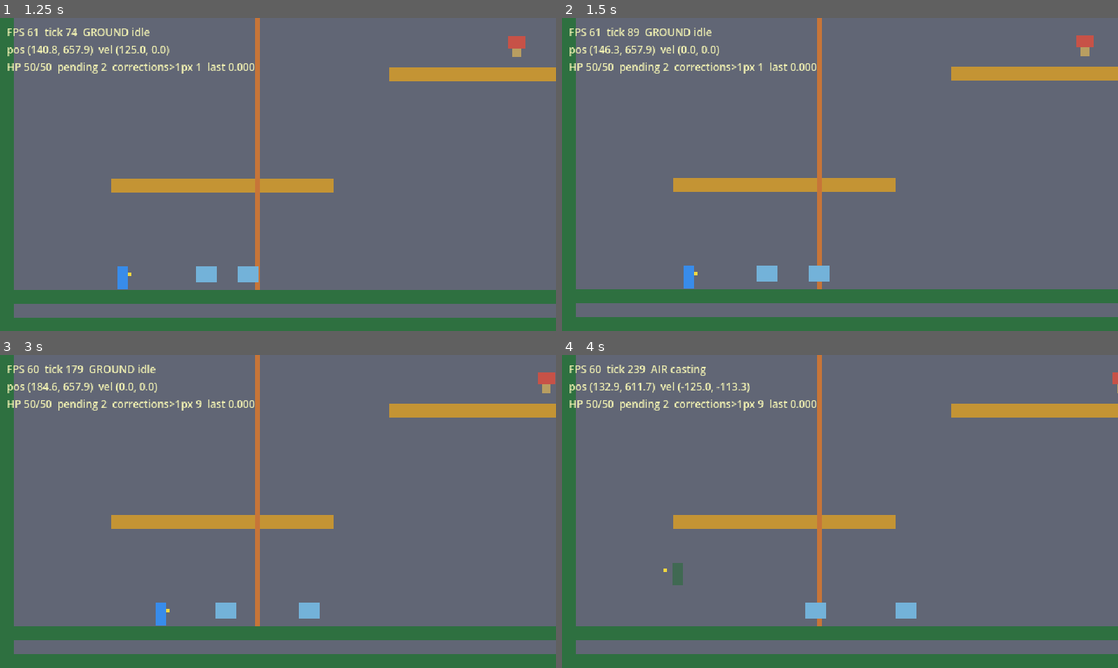
Above: before the commit, frames 1-4 (two rows, left to right).
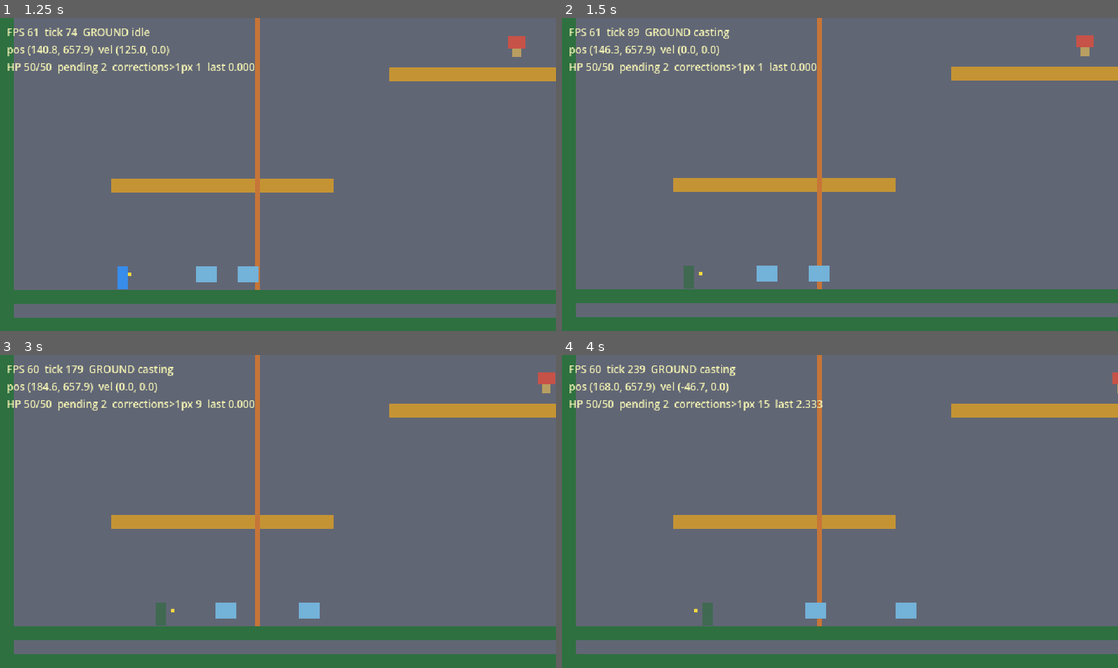
Above: after the commit, the same moments.

Repository: icors2/Action-Story
Game: Godot game, scene res://boot/boot.tscn
The game is run twice, just before and just after one commit, with the same random seed, the same clock (stepped at 60 frames per second) and the same inputs.
Inputs (mouse positions are in pixels of both pictures, inside the frame that each line leads up to):
- Up to frame 1 (1.25 s): tap Enter (toggle_chat) at 0.5 s; move the mouse to (400, 158) at 0.52 s; hold Right (move_right) from 0.53 s (still down); hold J (attack) from 0.53 s (still down); click (400, 158) at 0.67 s; tap Space (jump) at 0.77 s; tap X at 0.8 s
- Up to frame 2 (1.5 s): release Right (move_right) at 1.25 s; release J (attack) at 1.25 s; drag from (728, 190) to (817, 124) at 1.27 s
- Up to frame 3 (3 s): move the mouse to (333, 442) at 2.02 s; hold Right (move_right) 2.03-2.75 s; hold J (attack) 2.03-2.75 s; tap Ctrl at 2.1 s; click (333, 442) at 2.17 s; drag from (250, 574) to (155, 614) at 2.77 s
- Up to frame 4 (4 s): move the mouse to (1006, 558) at 3.52 s; hold Left (move_left) from 3.53 s (still down); tap F (interact) at 3.6 s; click (1006, 558) at 3.67 s; tap Space (jump) at 3.77 s; tap Ctrl at 3.8 s

Frame 1 is identical in both runs. In frame 2, 0.3% of the frame differs, in the area x 21-31%, y 3-87%; in frame 3, 0.3%; in frame 4, 0.9%, in the area x 6-47%, y 3-87%.

Commit message:
fix(playtest): rope step-on, easier fights, no Ctrl attack
Climbing up now snaps onto the platform at the rope or ladder top
instead of falling through. Player damage is higher and mob contact
is weaker so a Puddlet dies in about three hits. Attack is J, X, or
left-click — Ctrl made Windows circle the mouse pointer.

Diff:
--- a/game/client/input/keybinds.gd
+++ b/game/client/input/keybinds.gd
@@ -8,7 +8,9 @@
 	_axis(&"move_up", [KEY_UP, KEY_W])
 	_axis(&"move_down", [KEY_DOWN, KEY_S])
 	_axis(&"jump", [KEY_SPACE, KEY_ALT])
-	_axis(&"attack", [KEY_CTRL, KEY_J])
+	_axis(&"attack", [KEY_J, KEY_X])
+	_clear_key(&"attack", KEY_CTRL)
+	_mouse(&"attack", MOUSE_BUTTON_LEFT)
 	_axis(&"respawn", [KEY_R])
 	_axis(&"pickup", [KEY_Z])
 	_axis(&"interact", [KEY_F])
@@ -42,6 +44,24 @@
 			InputMap.action_add_event(action, ev)
 
 
+static func _clear_key(action: StringName, key: Key) -> void:
+	if not InputMap.has_action(action):
+		return
+	for ev: InputEvent in InputMap.action_get_events(action):
+		var k: InputEventKey = ev as InputEventKey
+		if k and k.physical_keycode == key:
+			InputMap.action_erase_event(action, ev)
+
+
+static func _mouse(action: StringName, button: MouseButton) -> void:
+	if not InputMap.has_action(action):
+		InputMap.add_action(action)
+	var ev := InputEventMouseButton.new()
+	ev.button_index = button
+	if not InputMap.action_has_event(action, ev):
+		InputMap.action_add_event(action, ev)
+
+
 static func _joy(action: StringName, button: JoyButton) -> void:
 	if not InputMap.has_action(action):
 		InputMap.add_action(action)
--- a/game/data/skills/novice.json
+++ b/game/data/skills/novice.json
@@ -10,11 +10,11 @@
       "animation": "attack_swing",
       "cast_time_s": 0.4,
       "hit_frame_s": 0.15,
-      "hitbox": { "shape": "rect", "offset": [24, -16], "size": [32, 28] },
+      "hitbox": { "shape": "rect", "offset": [36, -14], "size": [48, 32] },
       "max_targets": 1,
       "hits": 1,
       "levels": { "mp_cost": [0, 0], "damage_pct": [100, 100], "cooldown_s": [0, 0] },
-      "knockback": [40, -20]
+      "knockback": [90, -50]
     }
   ]
 }
--- a/game/data/stats.json
+++ b/game/data/stats.json
@@ -13,9 +13,9 @@
   "mp_regen_interval_s": 10,
   "death_exp_loss_pct": 0.05,
   "invincibility_after_hit_s": 1.2,
-  "base_weapon_attack": 80,
+  "base_weapon_attack": 140,
   "base_defense": 0,
-  "mob_skill_attack": 40,
+  "mob_skill_attack": 12,
   "movement": {
     "walk_speed": 125,
     "accel": 1400,
--- a/game/shared/defs/stats_config.gd
+++ b/game/shared/defs/stats_config.gd
@@ -15,9 +15,9 @@
 var mp_regen_interval_s: float = 10.0
 var death_exp_loss_pct: float = 0.05
 var invincibility_after_hit_s: float = 1.2
-var base_weapon_attack: int = 80
+var base_weapon_attack: int = 140
 var base_defense: int = 0
-var mob_skill_attack: int = 40
+var mob_skill_attack: int = 12
 var movement: Dictionary = {}
 
 
--- a/game/sim/movement/movement_motor.gd
+++ b/game/sim/movement/movement_motor.gd
@@ -142,10 +142,14 @@
 	body.global_position.x = _climb_x
 	body.velocity = Vector2(0.0, float(frame.move_y) * climb_speed)
 	body.move_and_slide()
+	if frame.move_y < 0 and _try_step_onto_platform():
+		return
 	var still_on: bool = ClimbQuery.find(_space(), body.global_position) != null
 	if still_on and not (frame.move_y > 0 and body.is_on_floor()):
 		return
 	body.set_collision_mask_value(Const.Layer.PLATFORM_ONEWAY, true)
+	if frame.move_y < 0 and _try_step_onto_platform():
+		return
 	if not still_on and frame.move_y < 0:
 		body.velocity = Vector2(0.0, jump_velocity * 0.2)
 		state = State.AIR
@@ -153,6 +157,50 @@
 		state = State.GROUND
 	else:
 		state = State.AIR
+
+
+func _try_step_onto_platform() -> bool:
+	var space: PhysicsDirectSpaceState2D = _space()
+	if space == null:
+		return false
+	var half: float = _body_half_height()
+	var origin: Vector2 = entity.global_position
+	var query := PhysicsRayQueryParameters2D.create(
+		origin + Vector2(0.0, -half - 6.0),
+		origin + Vector2(0.0, half + 8.0),
+		Const.mask([int(Const.Layer.WORLD), int(Const.Layer.PLATFORM_ONEWAY)] as Array[int])
+	)
+	query.exclude = [entity.get_rid()]
+	var hit: Dictionary = space.intersect_ray(query)
+	if hit.is_empty():
+		return false
+	var normal: Vector2 = hit.get("normal", Vector2.ZERO)
+	if normal.y > -0.5:
+		return false
+	var floor_y: float = (hit["position"] as Vector2).y
+	# Ignore floors below center (the ground we just left). Only step onto a
+	# platform we are climbing up into.
+	if floor_y > origin.y + 4.0:
+		return false
+	if floor_y < origin.y - 20.0:
+		return false
+	entity.global_position.y = floor_y - half
+	entity.velocity = Vector2.ZERO
+	entity.set_collision_mask_value(Const.Layer.PLATFORM_ONEWAY, true)
+	_regrab_cooldown = 12
+	state = State.GROUND
+	return true
+
+
+func _body_half_height() -> float:
+	var cs: CollisionShape2D = entity.get_node_or_null("CollisionShape2D") as CollisionShape2D
+	if cs == null or cs.shape == null:
+		return 14.0
+	if cs.shape is CapsuleShape2D:
+		return (cs.shape as CapsuleShape2D).height * 0.5
+	if cs.shape is RectangleShape2D:
+		return (cs.shape as RectangleShape2D).size.y * 0.5
+	return 14.0
 
 
 func _try_grab_climbable(dir_y: int) -> bool:
--- a/game/tests/unit/test_data_registry.gd
+++ b/game/tests/unit/test_data_registry.gd
@@ -7,7 +7,7 @@
 	assert_true(DataRegistry.mobs.has(&"puddlet"))
 	assert_true(DataRegistry.mobs.has(&"capshroom"))
 	assert_true(DataRegistry.skills.has(&"novice_strike"))
-	assert_eq(DataRegistry.stats.base_weapon_attack, 80)
+	assert_eq(DataRegistry.stats.base_weapon_attack, 140)
 	assert_true(DataRegistry.maps.has(&"map_test_flat"))
 	assert_true(DataRegistry.maps.has(&"map_test_movement"))
 
--- a/game/tests/unit/test_movement_motor.gd
+++ b/game/tests/unit/test_movement_motor.gd
@@ -159,3 +159,37 @@
 	p.motor.step(_frame(seq, 1, 0, true), NetConfig.TICK_DT)
 	await wait_physics_frames(1)
 	assert_eq(p.motor.state, MovementMotor.State.AIR)
+
+
+func test_climb_steps_onto_platform_at_top() -> void:
+	var root := Node2D.new()
+	add_child_autofree(root)
+	_add_static(root, Vector2(400, 420), Vector2(800, 32), Const.bit(Const.Layer.WORLD), false)
+	_add_static(root, Vector2(200, 200), Vector2(240, 16), Const.bit(Const.Layer.PLATFORM_ONEWAY), true)
+	var climb := Area2D.new()
+	climb.collision_layer = Const.bit(Const.Layer.CLIMBABLE)
+	climb.collision_mask = 0
+	climb.monitoring = false
+	climb.monitorable = true
+	climb.position = Vector2(200, 300)
+	var cs := CollisionShape2D.new()
+	var rect := RectangleShape2D.new()
+	rect.size = Vector2(10, 220)
+	cs.shape = rect
+	climb.add_child(cs)
+	root.add_child(climb)
+	var p: PlayerEntity = _spawn_player(root, Vector2(200, 380))
+	await wait_physics_frames(2)
+	var seq: int = await _settle(p, 1, 40)
+	p.motor.step(_frame(seq, 0, -1), NetConfig.TICK_DT)
+	seq += 1
+	await wait_physics_frames(1)
+	assert_eq(p.motor.state, MovementMotor.State.CLIMB)
+	for _i: int in 160:
+		p.motor.step(_frame(seq, 0, -1), NetConfig.TICK_DT)
+		seq += 1
+		await wait_physics_frames(1)
+		if p.motor.state == MovementMotor.State.GROUND:
+			break
+	assert_eq(p.motor.state, MovementMotor.State.GROUND)
+	assert_lt(p.global_position.y, 220.0)
Not shown, changed: .cursor/rules/decisions.mdc
Not shown, changed: .cursor/rules/lessons.mdc
Not shown, changed: AGENTS.md
Not shown, changed: BUILD_SCOPE.md
Not shown, changed: docs/CHANGELOG.md
Not shown, changed: docs/DECISIONS.md
